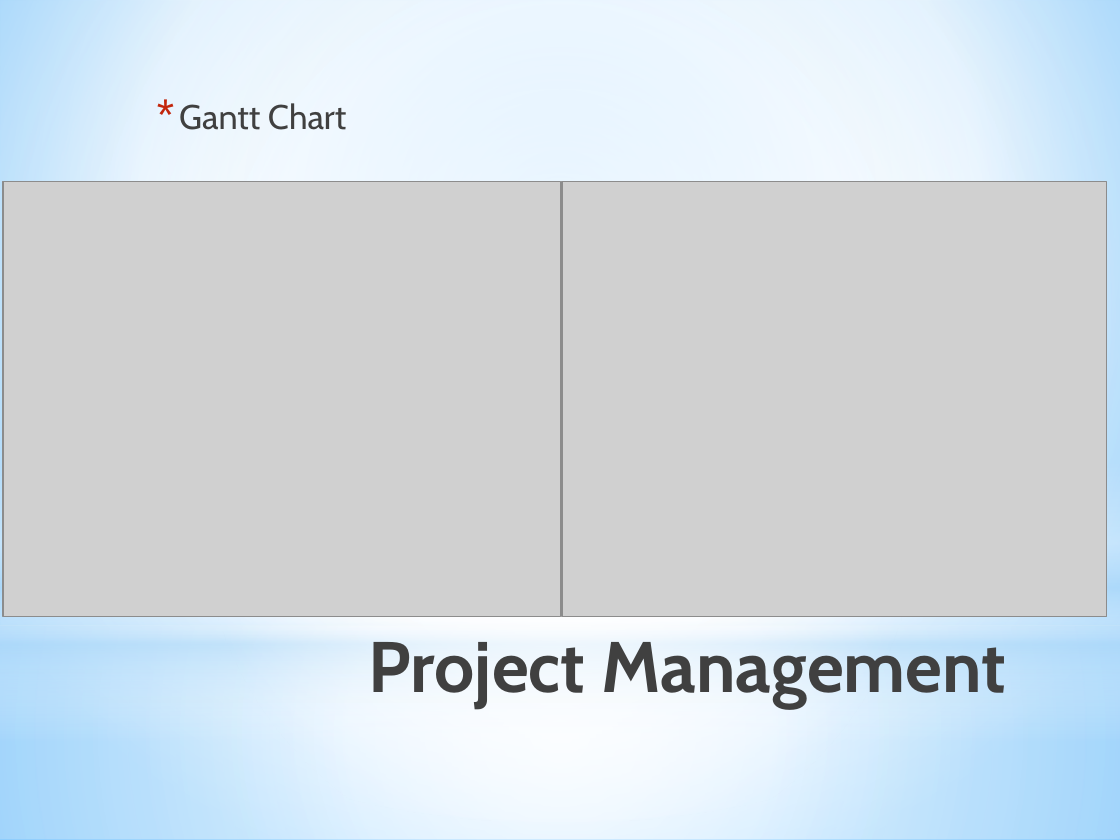
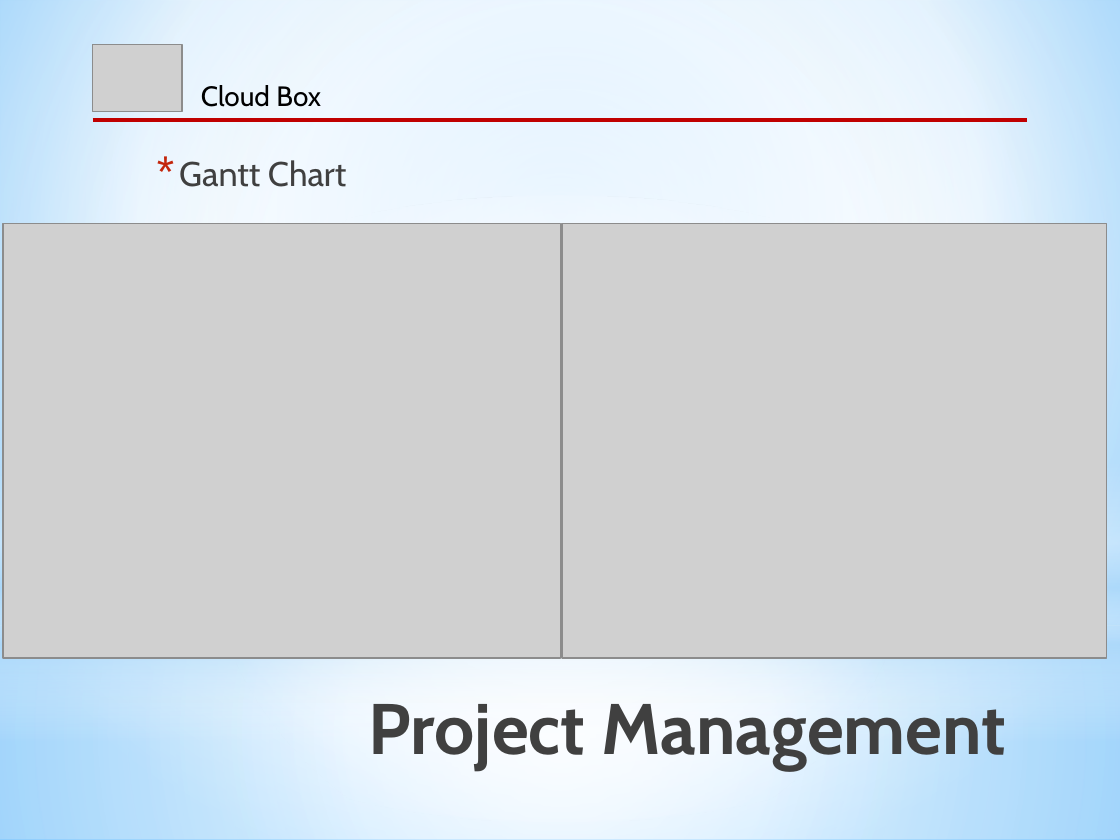
Before and after one commit to CICS525Project/DropboxImpl, a slide deck: slide 13 of Cloud Box_ppt.pptx. Drawn at 1120x840 pixels with LibreOffice and Linux fonts; fonts in the diff are those of the drawing; grey boxes stand for pictures. Boxes give left, top, right and bottom in pixels: in the first picture for what was removed or moved away, otherwise in the second. Text is boxed around its words. In the diff, an @@ line names an element or a change of style, - is before the commit and + after.

```diff
--- a/Cloud Box_ppt.pptx
+++ b/Cloud Box_ppt.pptx
@@ picture added at bbox=[93, 44, 183, 111] @@
@@ text added at bbox=[201, 85, 321, 107], 18 pt, text #000000 @@
+Cloud Box
@@ line added from (93, 120) to (1027, 120), #C00000 2.5 pt @@
@@ text "Gantt Chart": place and size @@
-text "Gantt Chart" at bbox=[179, 103, 346, 130]
+text "Gantt Chart" at bbox=[179, 160, 346, 187]
@@ picture: place and size @@
-picture at bbox=[3, 181, 561, 616]
+picture at bbox=[3, 224, 561, 659]
@@ picture: place and size @@
-picture at bbox=[562, 181, 1107, 616]
+picture at bbox=[562, 224, 1107, 659]
@@ title "Project Management": place and size @@
-title "Project Management" at bbox=[369, 642, 1007, 708]
+title "Project Management" at bbox=[369, 704, 1007, 770]
```
Also in this commit, not shown: 13 other slides changed.
